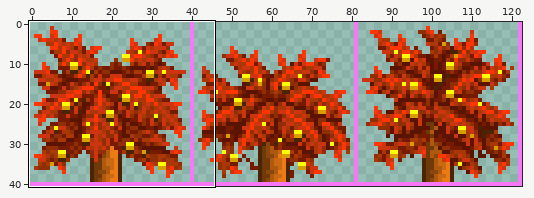
Two versions of one sprite sheet, Tiles/BlondWoodTree_Tops.png. The first picture is a wide view before the edit; the outline marks the close-up.
Close-up. First the earlier version:
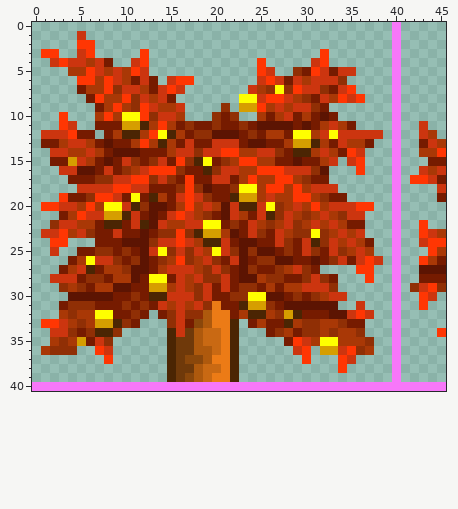
The file is 246x82 pixels, drawn in blocks of 2x2; one block is one cell here. Shown: x 0..45, y 0..40.
After the commit:
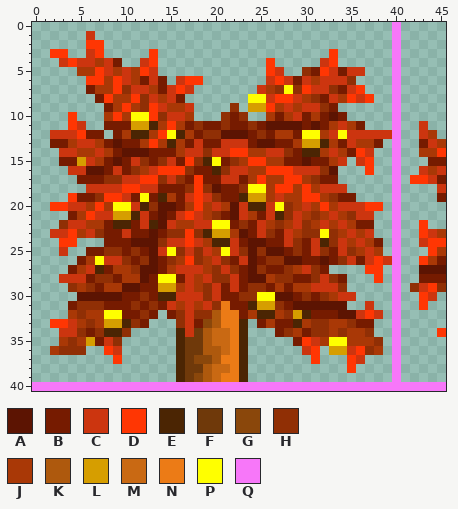
Palette (. is transparent): A #5c1402  B #761b00  C #cc350f  D #ff3603  E #4b2503  F #6f390a  G #8a470b  H #902f05  J #a93806  K #ae590d  L #d69e00  M #c96913  N #ec7b16  P #ffff00  Q #f777f9
The edit:
Changed rows in their new state; - is an unchanged pixel.
first column x 1:
 1 ----.C---------------------------------
 2 ----.-D--------------------------------
 3 .-D-.CD----.D------------------.D------
 4 -.CD-CJCB-.CD-----------.D----.CD------
 5 ---.-JDCJCJDC-----------.DC-.HBDCB-C---
 6 ----.-DJDCJBCB.C-D------.CDCBCJ--CH----
 7 ----.B-JDH-CJBCDC------.CJHPHD-CHBCD---
 8 -----.BD-JDHCJCB------.-PC-DCJHBCJDCD--
 9 ------.BJDJHDC-JC---.H.-LDJCJ-CHB------
10 --.D--.JDJ-PDH-CJ--.HBH-.JBJCBJBAB-----
11 --.DC-.--B-LEJDJBH-BH-BHB---ABABJCJB---
12 .--CD-B.BJ-EJDPEJB-H--ABHB-JB-PJCP----C
13 .-BJ-CJBA-BJDJEJBC-B--CB-A-BJ-LEJBC-JB-
14 -.-C-JCJB--A--BJ-CH-C-D-J-CHB-EJCJBDC--
15 -.-BLCJBABCHBHCBDHEPBHJ-D-J-BA-BJC.CD--
16 --.-C-ABCBHJC--DH-BEH-C-J--D--CHA--.D--
17 ---.--B-H-C-DHCHBD-B-CBJD-J-DJH-B------
18 ----.---C-D-C--BHDHA-BH-PJ-DJDJ--C-----
19 --.D-BH-DCBPBEJBCDCH-BE-LJC-J-DJH-B----
20 .-D-CJDJ-PCEH-ABJDJCJAC-ECPHJCJDJ--C-D-
21 --.BJD-C-LECBABCDCJHBACJBCEHCJHJCJH-C--
22 -.H-C-JB-EBCEAC-J-C-PBHBCJHJCHJCJCJ-B--
23 .-CDJCH-BC-BAB-HDHE-LJABCHBCJ-HPHJCJC--
24 -.-D--.--B--AH-CDCJ-ECB-A-BCHBCEHCJCJB-
25 -.C-.-B-HBHBACPHCHCJPCHAH-ABHBCHBCHJCJ-
26 ---.BJP-CHBHABHJDHJCHBCAB-H-A-BABHCBCDC
27 --.BJCEB-JH-ABJ--CJHCHBAH-BHJCHB---.-D-
28 -.--CB-HB-JAB-PBCJC-HCB-AJ-H-BHCHB--.D-
29 --.HJHB-J-A-B-LJCJHCBCB-HBJB-J--CH-----
30 ---.----A-BHB-E--CHC-B-H-P-ABHBHJ-C----
31 --.B--H--BHBHBCJCJCHN-BE-LHB-----A-.C--
32 --.JH-J-P-BHB.BHC-HK-NBJ-EJHLE--B-ACDC-
33 .-DCJHJ-LEHB--.HCBGK-NE.BJ-BEJ-H-JH-B--
34 -.-CHBH-EH----.ECFK-MNE--.BHJB-HJH-JH--
35 -.JHJLBCH-----.E-FK-MNE----.BDCJ-P--JH-
36 .J--H-.DC-----.E-F-KMNE-----.CD.-LCDHJ-
37 -------.D-----.EF-GK-NE------.D--.DC---
38 --------------.E-FK-MNE----------.D----
39 --------------.EFGKM-NE----------------
